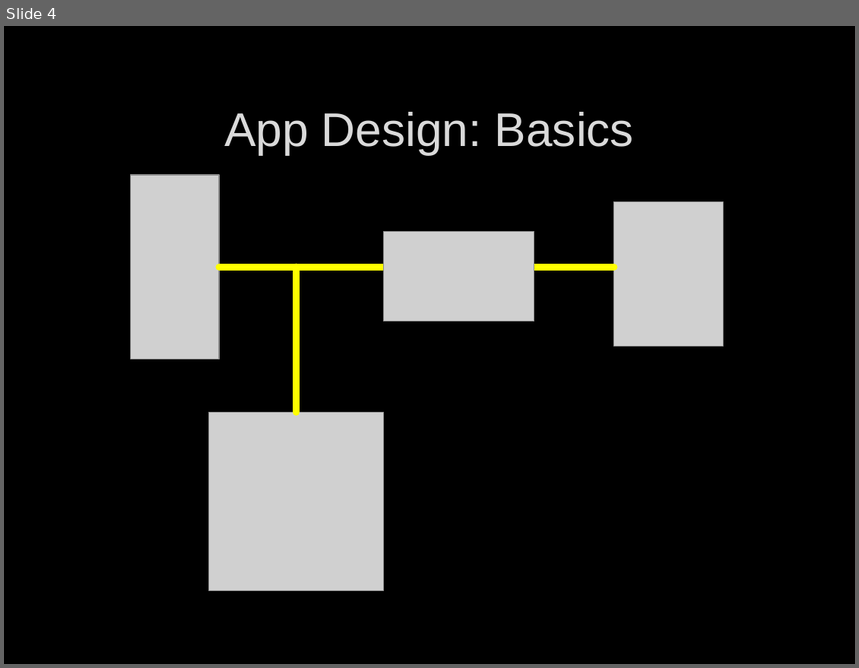
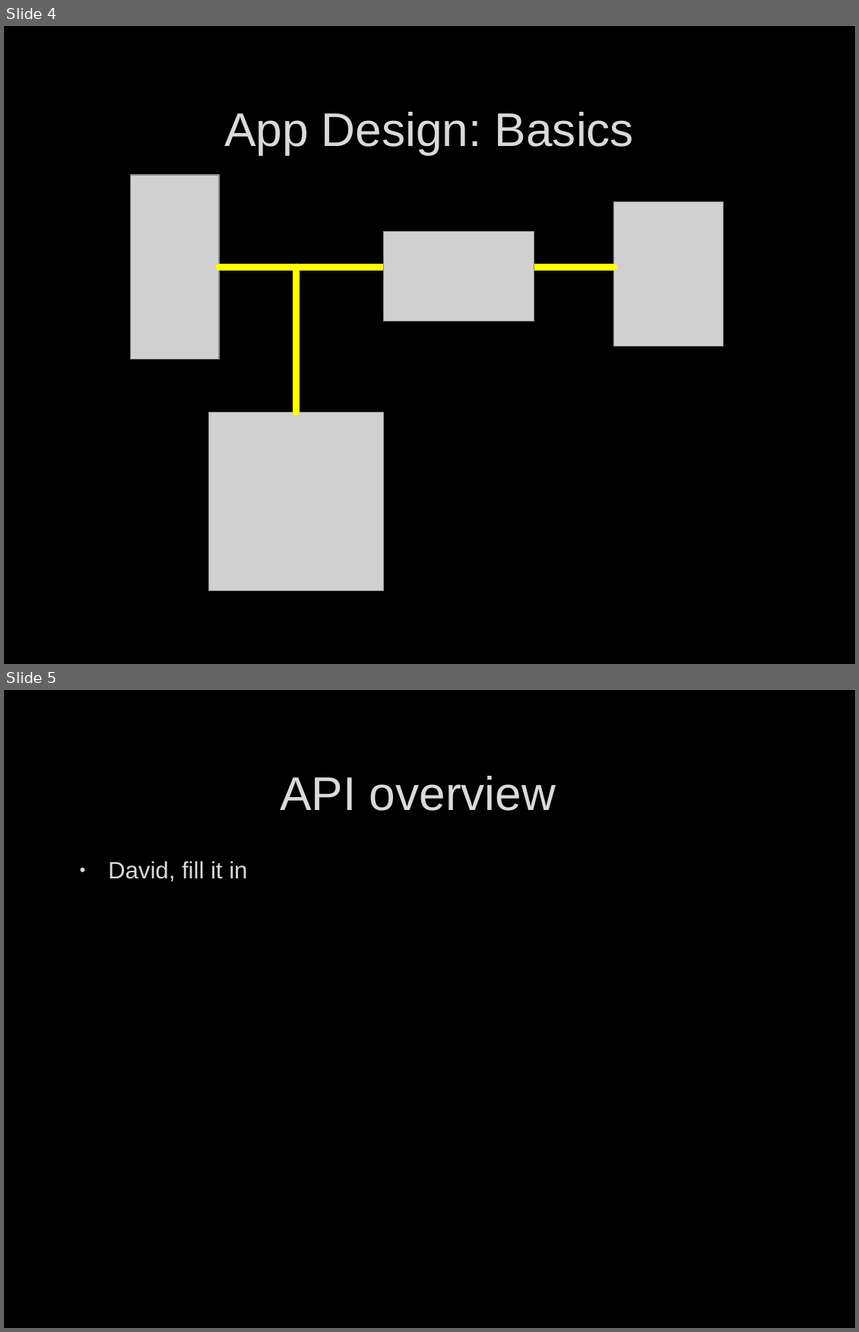
Before and after one commit to ddave2122/Group6, a slide deck: MobAppFinalPresent.pptx. Shown one above the other, each under a label of ours: slide 4 before the commit, slides 4 and 5 after it. The pictures are 859x668 and 859x1332 pixels, drawn with LibreOffice and Linux fonts; fonts in the diff are those of the drawing; grey boxes stand for pictures; background and template pictures are left out. Boxes give left, top, right and bottom in pixels: in the first picture for what was removed or moved away, otherwise in the second. Text is boxed around its words. In the diff, an @@ line names an element or a change of style, - is before the commit and + after.

Commit message:
Look at the presentation
David: you need to add a few slides

```diff
--- a/MobAppFinalPresent.pptx
+++ b/MobAppFinalPresent.pptx
@@ slide 5 added at box(4, 690, 855, 1328), background picture (left out) @@
@@ title added at box(281, 776, 556, 811), 40 pt, text #DADADA @@
+API overview
@@ text added at box(108, 861, 247, 882), 20 pt, text #DADADA @@
+• David, fill it in
```
Also in this commit, not shown: 8 other slides added, 6 slides removed, 1 other file.
